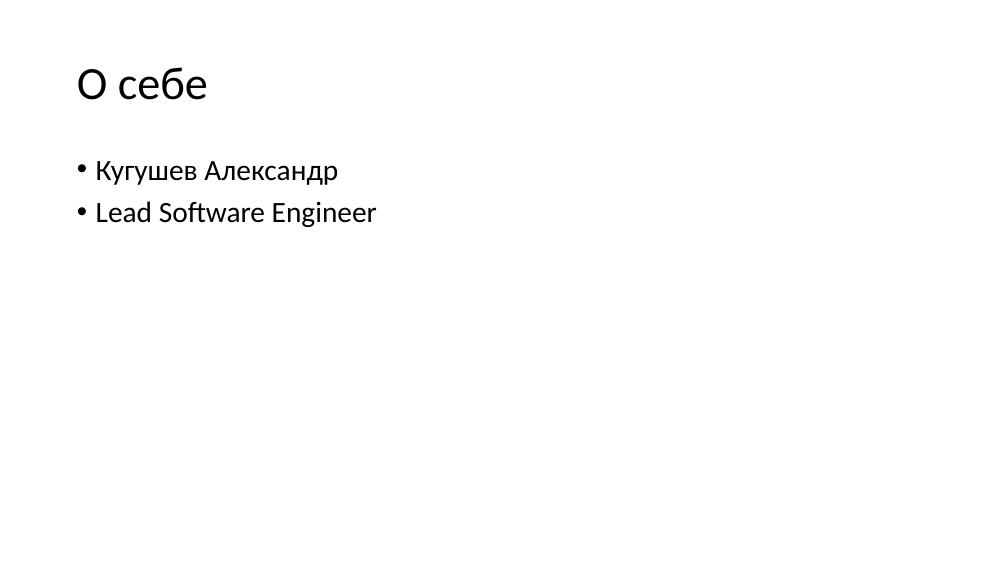
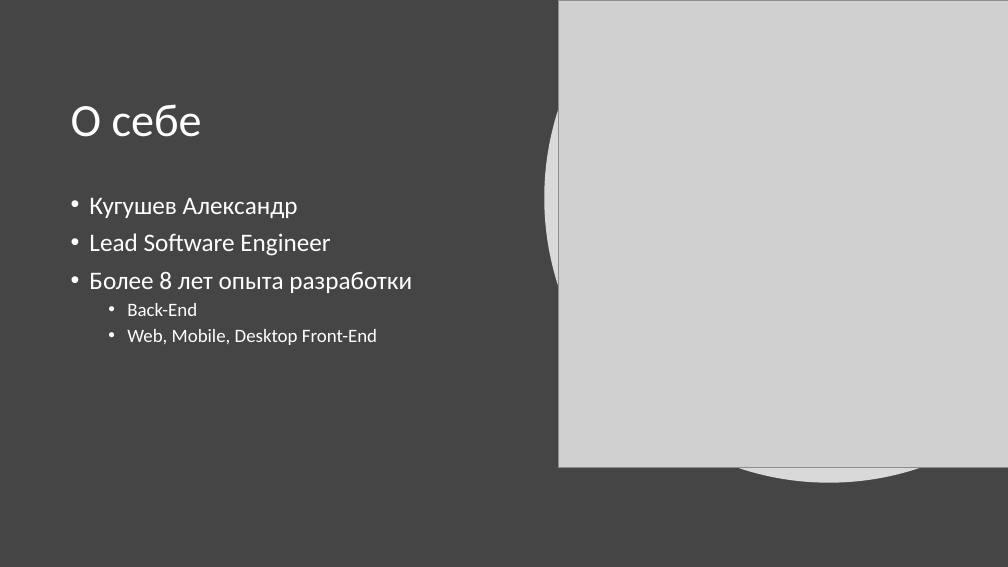
Before and after one commit to kugushev/presentations, a slide deck: slide 2 of Presentation.pptx. Drawn at 1008x567 pixels with LibreOffice and Linux fonts; fonts in the diff are those of the drawing; grey boxes stand for pictures. Boxes give left, top, right and bottom in pixels: in the first picture for what was removed or moved away, otherwise in the second. Text is boxed around its words. In the diff, an @@ line names an element or a change of style, - is before the commit and + after.

```diff
--- a/Presentation.pptx
+++ b/Presentation.pptx
@@ background #FFFFFF to #454545 @@
@@ freeform shape added at [544, 0, 1008, 483], fill #FFFFFF at 80% opacity @@
@@ picture added at [558, 0, 1008, 467] @@
@@ title "О себе": place and size @@
-title "О себе" at [77, 67, 208, 100]
+title "О себе" at [71, 104, 202, 137]
@@ title "О себе" at [71, 104, 202, 137]: text colour #000000 to #FFFFFF @@
@@ text "Кугушев Александр": place and size @@
-text "Кугушев Александр" at [96, 161, 377, 227]
+text "Кугушев Александр" at [89, 198, 412, 345]
@@ text at [89, 198, 330, 256]: size 28 to 24 pt, text colour #000000 to #FFFFFF in "Кугушев Александр", "Lead Software Engineer" @@
@@ text at [89, 272, 412, 345]: paragraphs added @@
+• Более 8 лет опыта разработки
+  • Back-End
+  • Web, Mobile, Desktop Front-End
```
Also in this commit, not shown: 9 other slides changed, 1 slide added.
